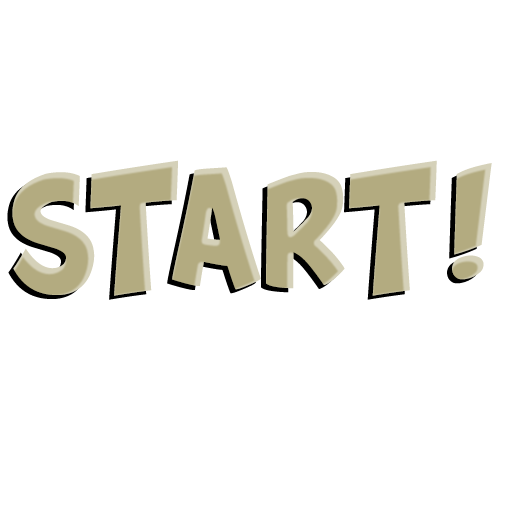
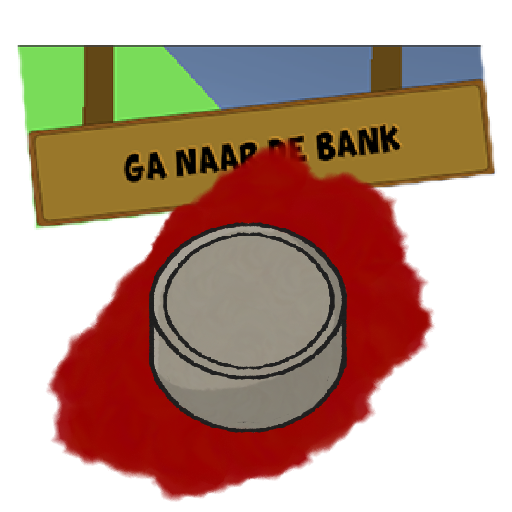
Comparing the layer stacks of the two (512, 512) images. Changes:
added group "Compass" with 4 layers above "Knipsel" over [45, 137, 436, 502]
added layer "Line" in group "Compass" over [148, 222, 348, 433]
added layer "Shade" (13%) in group "Compass" over [125, 208, 393, 444]
added layer "Laag 6" in group "Compass" over [149, 222, 347, 433]
added layer "Laag 7" in group "Compass" over [45, 137, 436, 502]
added layer "Knipsel" (1st of 2) above "003e607a661a8090fd81ca6918fcd4a0-mouse-flat-icon-by-vexels" over [15, 45, 497, 231]
hid "START!" over [12, 160, 492, 296]
